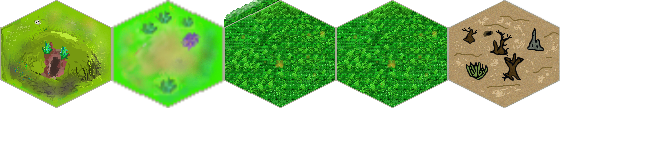
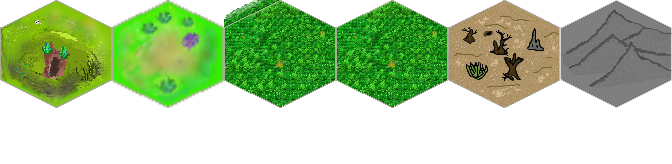
Before/after of a w=672, h=164 layered artwork. What changed in the layer stack:
added layer "gora.png. kopia" above "Hex_Grassy_field.png. kopia" over (560, 0, 672, 108)
